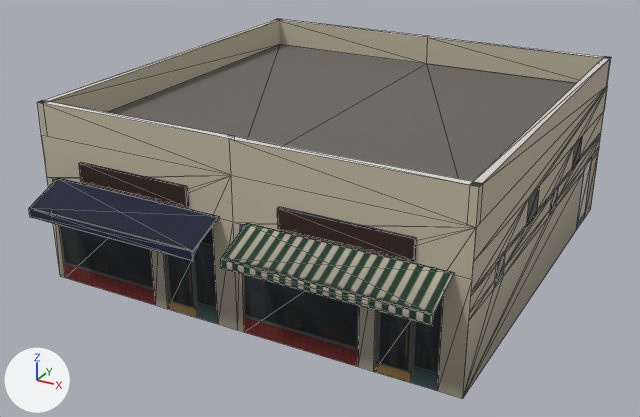
The glTF model assets/coronado_kit/modular/examples_renamed/svc_row/mod_svc_row_mid.glb, before and after one commit.
Camera for both pictures: a 50 mm camera at (11.13, -21.93, 11.82) aimed at (-0.25, -1.24, 1.47). The lights are fixed; the arrows at lower left show +X, +Y and +Z. The first picture is the older version. Mesh edges are drawn as thin lines. Vertices at exactly the same position are counted once.

Names of what the first picture shows: 'mod_svc_row_mid'.
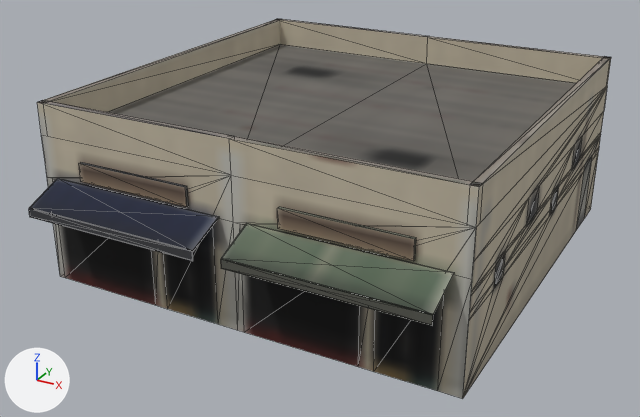
Boxes (x1, y1, x2, y2) around the edits, measured in the pictures (640 x 417 px):
'mod_svc_row_mid', surface changed, recoloured
    both: (29, 19, 611, 398)
part 1 of me_mod_svc_row_mid, surface changed
    both: (29, 19, 611, 398)
part 2 of me_mod_svc_row_mid, recoloured
    both: (29, 20, 611, 391)
part 3 of me_mod_svc_row_mid, recoloured
    both: (29, 19, 611, 370)
part 4 of me_mod_svc_row_mid, recoloured
    both: (29, 172, 589, 398)

The change, as a list of edits to the scene's bpy script:
```text
Add img_bld_lod_color_b_png:
    img_bld_lod_color_b_png = load_image('bld_lod_color_b.png', '../../../textures/bld_lod_color_b.png', 1024, 1024, 'sRGB')
Change mat_bld_mid:
    where n4 = _N.new('ShaderNodeTexImage'); n4.name = 'Image Texture'
    n4.image: img_city_color_png -> img_bld_lod_color_b_png
    add n4.extension = 'EXTEND'
Change me_mod_svc_row_mid:
    where me_mod_svc_row_mid.from_pydata(...)  # 253 vertices, 404 faces; spans x -6.0..6.0, y -7.12..6.0, z 0.0..5.1
    used by ob_mod_svc_row_mid; location = (0.0, 0.0, 0.0)
    me_mod_svc_row_mid part 1: texture (UV) coordinates of 404 of 404 faces, centred in x -6.0..6.0, y -7.12..6.0, z 0.63..5.1, changed; they spanned u 0.0..1.0, v 0.08..0.62 and now span u 0.0..0.99, v 0.0..0.73
    me_mod_svc_row_mid part 2: 232 faces centred in x -6.0..6.0, y -6.38..6.0, z 0.63..4.8 are repainted in the vertex colours; the middle colour goes from pale yellow #f3ebda to white #ffffff
    me_mod_svc_row_mid part 3: 92 faces centred in x -6.0..6.0, y -7.12..6.0, z 1.37..5.1 are repainted in the vertex colours; the middle colour goes from white #f9f9f9 to white #ffffff
    me_mod_svc_row_mid part 4: 66 faces centred in x -6.0..6.0, y -7.12..6.0, z 0.63..3.5 are repainted in the vertex colours; the middle colour goes from grey #bebab9 to white #ffffff
```
